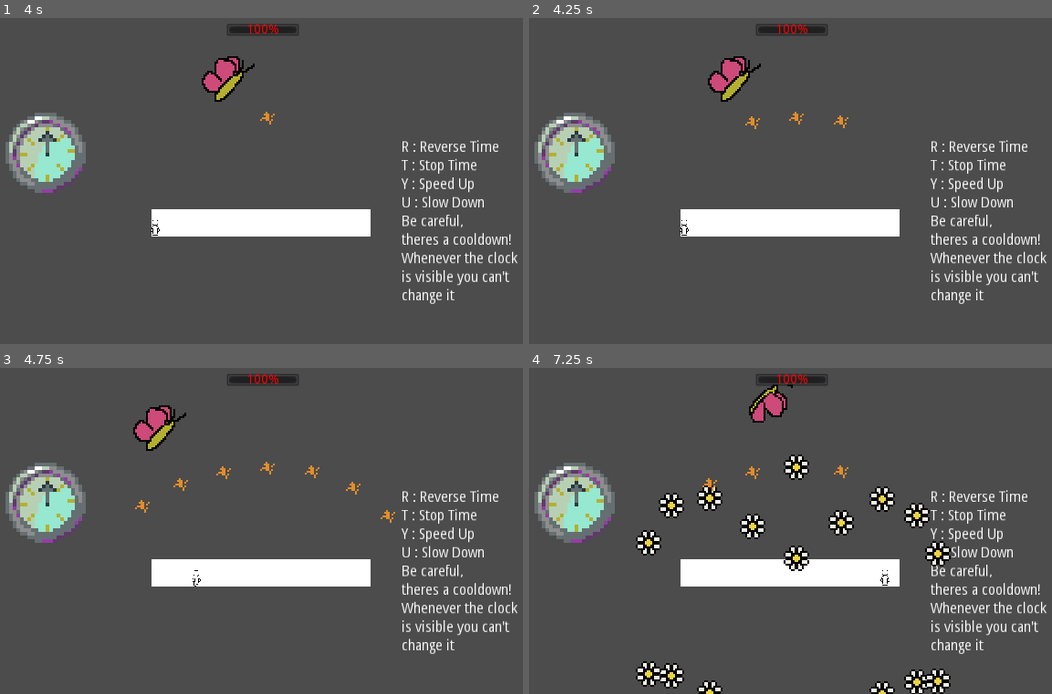
Above: before the commit, frames 1-4 (two rows, left to right).
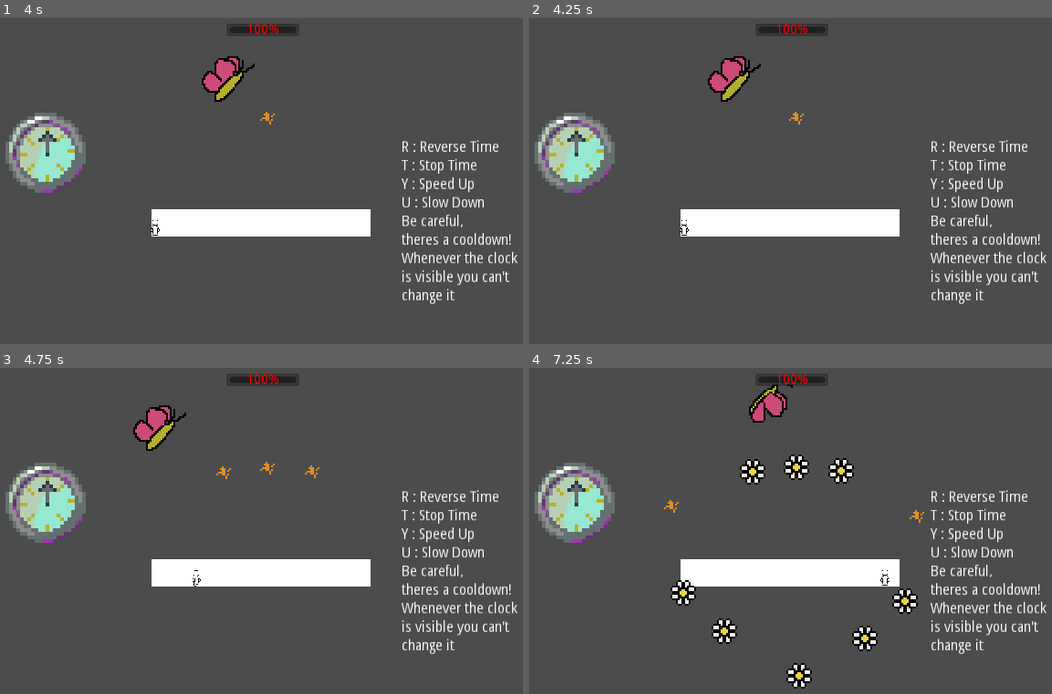
Above: after the commit, the same moments.

Repository: andersAsch0/Island-Game
Game: Godot game, scene res://scenes/BattleMode.tscn
Two runs of this game, one before a commit and one after it. Both use one fixed random seed, a clock stepped at 60 frames per second and the inputs below. This scene is started directly instead of the project's main scene.
Inputs:
- Up to frame 1 (4 s): tap Enter (ui_accept) at 0.5, 0.77, 1.52, 3.02, 3.77 s; hold Space (dash) 0.53-1.28 s; hold Y (speedUpTime) 0.53-2.03 s; tap F (enter_fight) at 1.35 s; hold T (stopTime) 2.03-2.78 s; hold Left (ui_left) 2.03-3.53 s; tap Space (dash) at 2.85 s; hold R (reverseTime) from 3.53 s (still down); hold F (enter_fight) from 3.53 s (still down)
- Up to frame 2 (4.25 s): keep holding R (reverseTime); keep holding F (enter_fight)
- Up to frame 3 (4.75 s): release R (reverseTime) at 4.28 s; release F (enter_fight) at 4.28 s; hold Right (ui_right) from 4.28 s (still down); tap T (stopTime) at 4.35 s; tap Enter (ui_accept) at 4.52 s
- Up to frame 4 (7.25 s): release Right (ui_right) at 5.03 s; hold Y (speedUpTime) 5.03-5.78 s; hold Space (dash) 5.03-5.78 s; hold Right (ui_right) from 5.78 s (still down); tap F (enter_fight) at 5.85 s; tap Enter (ui_accept) at 6.02, 6.77 s; hold T (stopTime) from 6.53 s (still down)

Frame 1 is identical in both runs. In frame 2, less than 0.1% of the frame differs, in the area x 41-62%, y 29-35%; in frame 3, 0.1%; in frame 4, 5.9%, in the area x 20-81%, y 27-100%.

Commit message:
messing w attack pattern

Diff:
--- a/scripts/attackPatternJsonData/butterflyAttack.json
+++ b/scripts/attackPatternJsonData/butterflyAttack.json
@@ -1,10 +1,8 @@
 [
-    {"loopStart": 1, "loopEnd": 9},
+    {"loopStart": 1, "loopEnd": 7},
 	{"waitTime" : 0.4, "spawnLocationX": 50, "angle": 0},
-	{"waitTime" : 0.001, "spawnLocationX": 40, "angle": -0.1},
-	{"waitTime" : 0.4, "spawnLocationX": 60, "angle": 0.1},
-	{"waitTime" : 0.001, "spawnLocationX": 30, "angle": 0},
-	{"waitTime" : 0.4, "spawnLocationX": 70, "angle": 0},
+	{"waitTime" : 0.001, "spawnLocationX": 40, "angle": -0.2},
+	{"waitTime" : 0.4, "spawnLocationX": 60, "angle": 0.2},
 	{"waitTime" : 0.001, "spawnLocationX": 20, "angle": -0.4},
 	{"waitTime" : 0.4, "spawnLocationX": 80, "angle": 0.4},
 	{"waitTime" : 0.001, "spawnLocationX": 10, "angle": -0.6},
--- a/scripts/battleMode/BattleModeEnemy.gd
+++ b/scripts/battleMode/BattleModeEnemy.gd
@@ -69,16 +69,14 @@
 	bullet = bulletScene.instance()
 	$BulletSpawnPath/bulletSpawnLocation.unit_offset = 1.0 * attackPatternData[currAttack]['spawnLocationX'] / 100
 	bullet.position = $BulletSpawnPath/bulletSpawnLocation.position + $BulletSpawnPath.position
-#	bullet.position.x = attackPatternData[currAttack]['spawnLocationX'] - position.x
-#	bullet.position.y = $bulletSpawnLocationY.position.y
-#	bullet.angle = attackPatternData[currAttack]['angle']
+	bullet.angle = attackPatternData[currAttack]['angle']
 	bullet.speed *= bulletTimeMultiplier
 	add_child(bullet)
 	print(bullet.position.x, " ", bullet.position.y)
 	currBullets += 1
 	if currBullets <= bulletsPerAttackPhase:
 		#get time before next bullet and start timer
-		$bulletSpawnTimer.wait_time = attackPatternData[currAttack]['waitTime'] / abs(bulletTimeMultiplier) #time in between bullets spawning
+		$bulletSpawnTimer.wait_time = attackPatternData[currAttack]['waitTime'] / abs(bulletTimeMultiplierNotZero) #time in between bullets spawning
 		$bulletSpawnTimer.start()
 		currAttack += 1
 		if currAttack > loopEnd:
